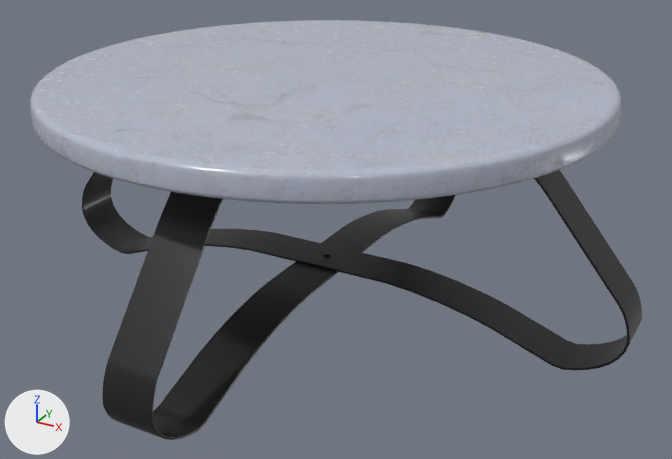
An edit to the glTF model public/models/coffee_table_round_01/coffee_table_round_01.gltf, drawn before and after from the same camera.
The view is the same before and after, from a 50 mm camera at (0.889, -1.578, 0.949) aimed at (0.032, -0.019, 0.17). The axes (+X, +Y, +Z) are drawn at lower left. The lights are the same throughout. The first picture is the older version. Vertices at exactly the same position are counted once.

In view in the first picture: 'coffee_table_round_01'.
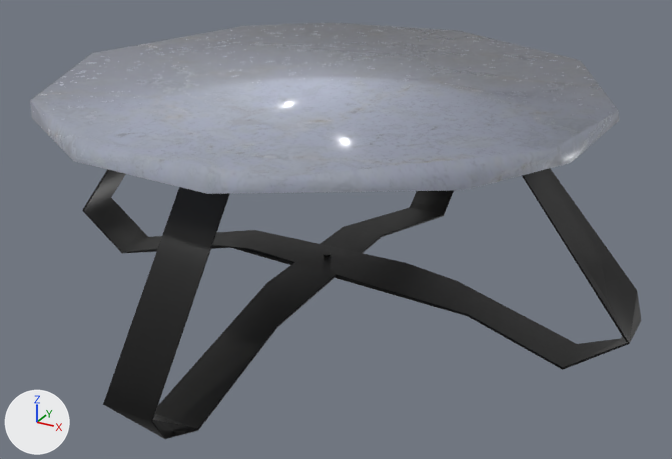
The change, as a diff of the scene's bpy script:
```diff
--- a/public/models/coffee_table_round_01/coffee_table_round_01.gltf.py
+++ b/public/models/coffee_table_round_01/coffee_table_round_01.gltf.py
@@ me_plane_001 @@
 # used by ob_coffee_table_round_01; location = (0.0, 0.0, 0.0)
-me_plane_001.from_pydata(...)  # 2124 vertices, 4044 faces; spans x -0.651..0.651, y -0.651..0.651, z -0.001..0.49
+me_plane_001.from_pydata(...)  # 303 vertices, 486 faces; spans x -0.651..0.651, y -0.651..0.651, z -0.001..0.481
+# me_plane_001 part 1: 1795 vertices removed from x -0.65..0.65, y -0.65..0.65, z -0.001..0.49
+# other edits to the shape of me_plane_001 do not show in these pictures
 me_plane_001.materials.append(mat_coffee_table_round_01)
```

What differs and where, as boxes (x1, y1, x2, y2) in the pictures (672 x 459 px):
'coffee_table_round_01', reshaped: before (30, 20, 642, 440); after (30, 23, 641, 439)
part 1 of me_plane_001, deleted: before (30, 20, 642, 440)
